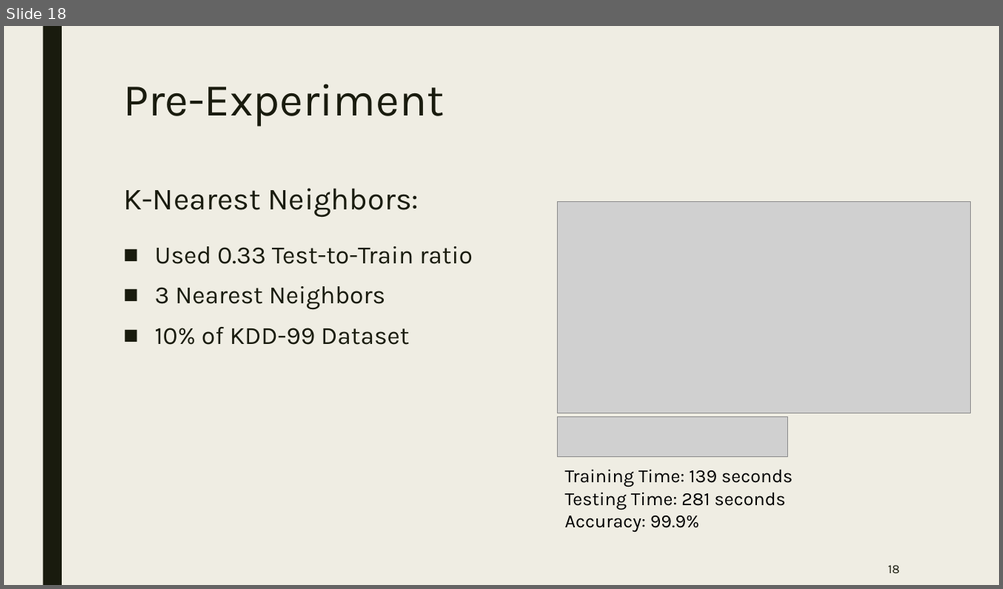
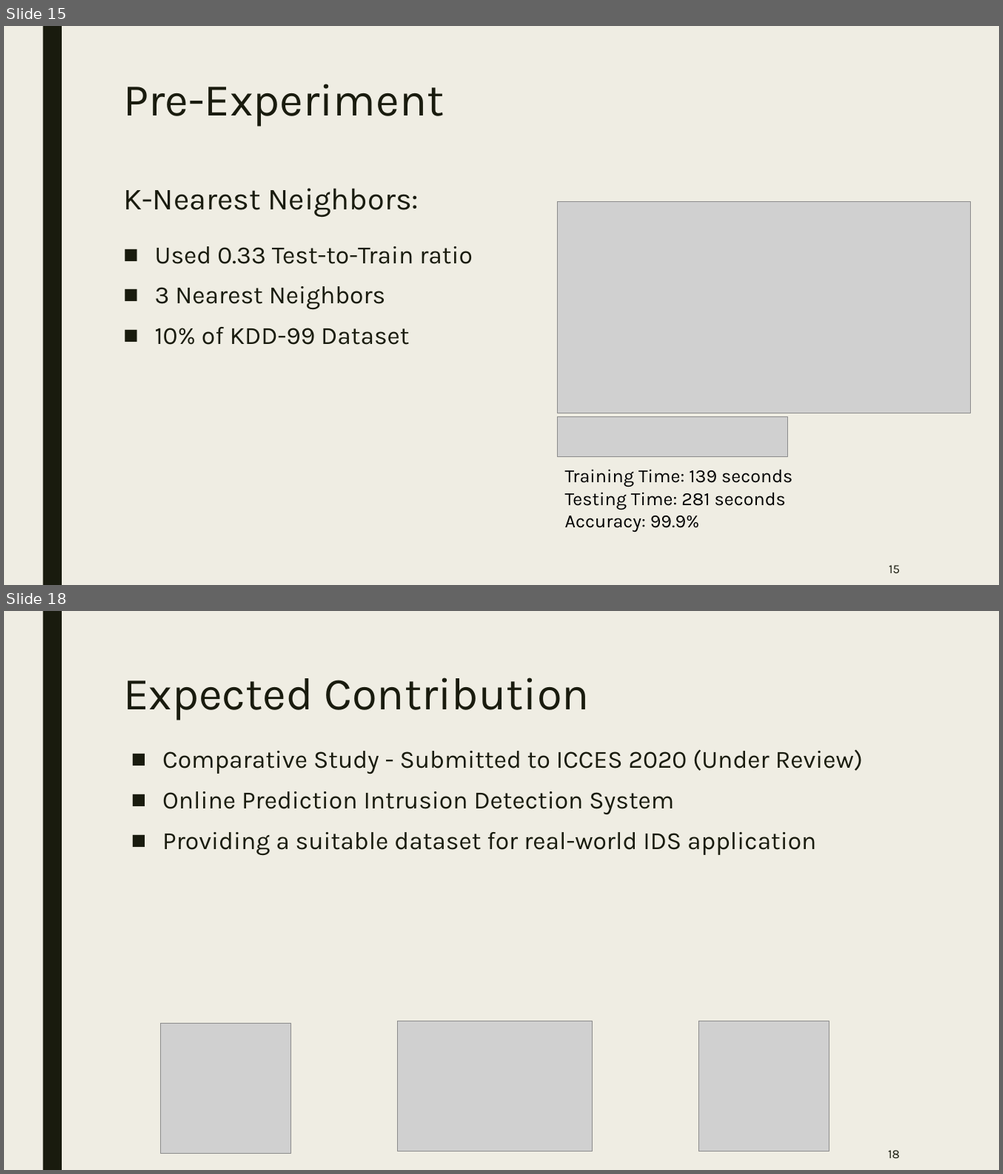
Before and after one commit to mohab-sameh/Anomaly-Based-IDS-Workbench, a slide deck: Presentations/Enhanced intrusion detection system with deep learning.pptx. Shown one above the other, each under a label of ours: slide 18 before the commit, slides 15 and 18 after it; the slides between them are not shown. The pictures are 1003x589 and 1003x1174 pixels, drawn with LibreOffice and Linux fonts; fonts in the diff are those of the drawing; grey boxes stand for pictures. Boxes give left, top, right and bottom in pixels: in the first picture for what was removed or moved away, otherwise in the second. Text is boxed around its words. In the diff, an @@ line names an element or a change of style, - is before the commit and + after.

```diff
--- a/Presentations/Enhanced intrusion detection system with deep learning.pptx
+++ b/Presentations/Enhanced intrusion detection system with deep learning.pptx
@@ slide 18 added at [4, 611, 999, 1170], background #EFEDE3; not listed: 1 template element that a slide beside it also shows @@
@@ title added at [123, 678, 589, 721], 44 pt, text #191B0E @@
+Expected Contribution
@@ text added at [162, 749, 862, 855], 24 pt, text #191B0E @@
+■ Comparative Study - Submitted to ICCES 2020 (Under Review)
+■ Online Prediction Intrusion Detection System
+■ Providing a suitable dataset for real-world IDS application
@@ picture added at [161, 1024, 291, 1154] @@
@@ picture added at [397, 1022, 592, 1152] @@
@@ picture added at [699, 1022, 829, 1152] @@
@@ page number added at [888, 1150, 899, 1159], 12 pt, text #191B0E @@
+18
@@ what was slide 18 is now slide 15 @@
@@ page number at [888, 565, 899, 574]: text changed @@
-18
+15
```
Also in this commit, not shown: 11 slides changed, 3 other slides added, 4 other files.
